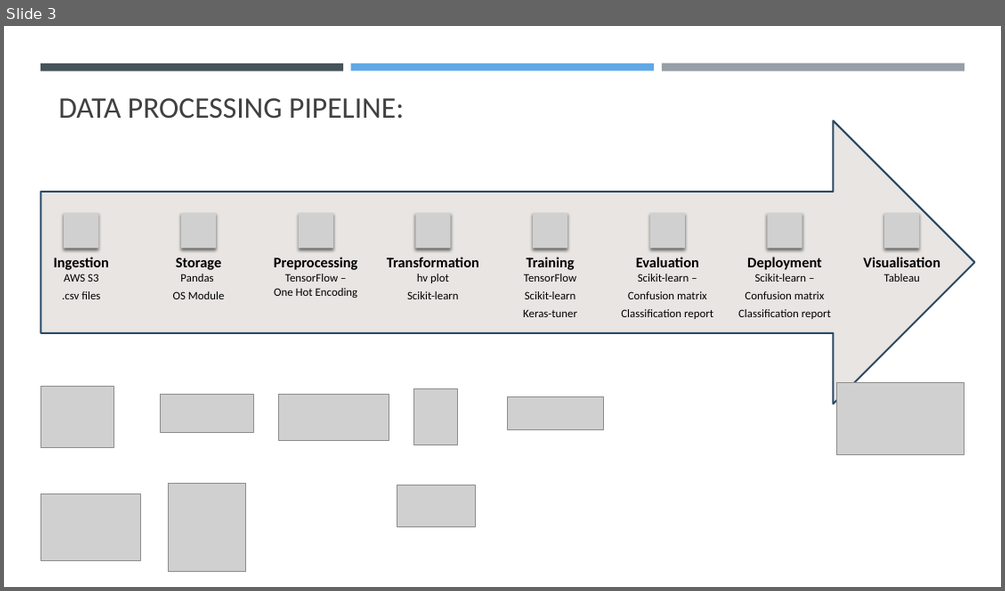
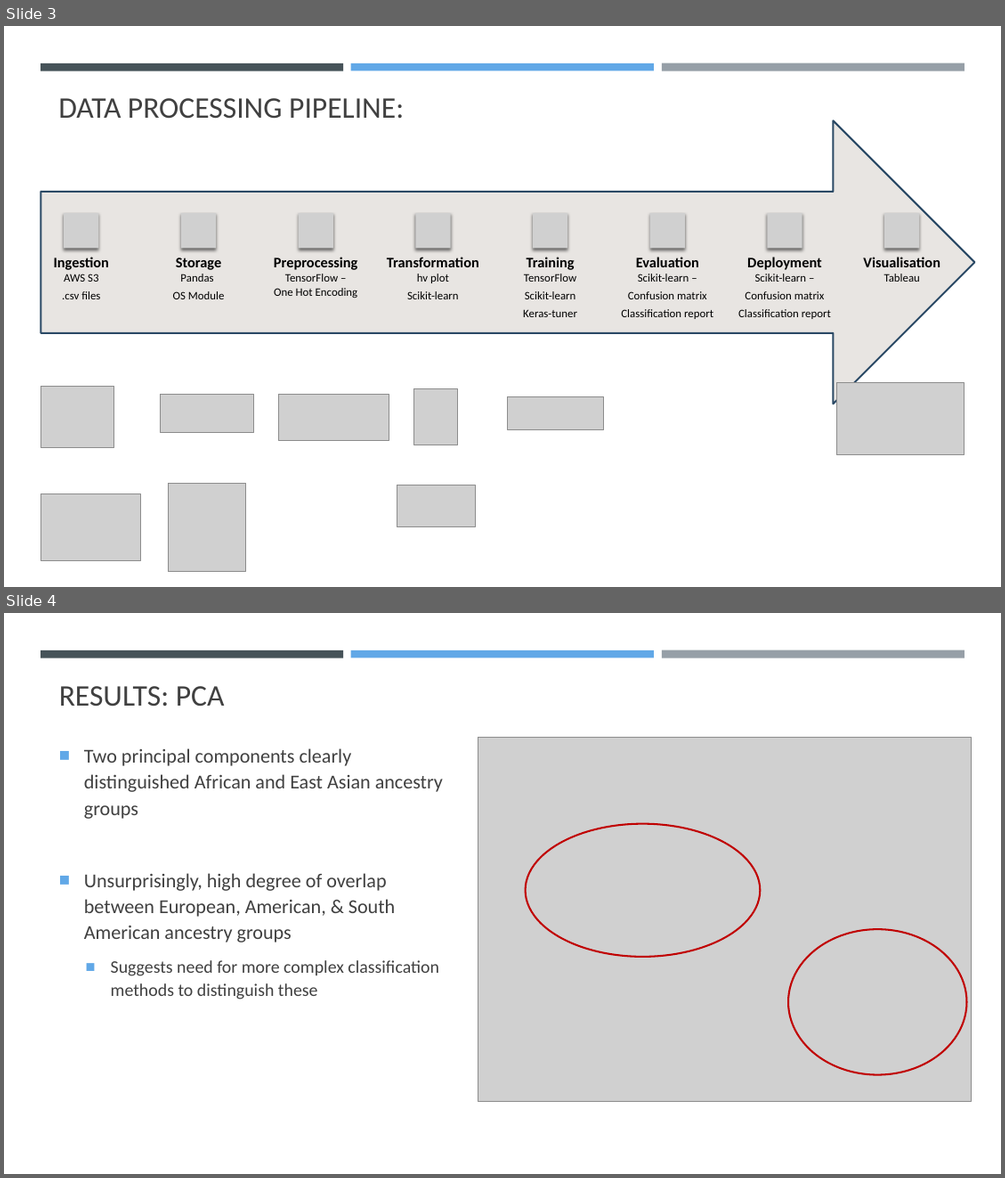
Before and after one commit to K-G-Witt/project4-team1, a slide deck: 1000genomes_Presentation.pptx. Shown one above the other, each under a label of ours: slide 3 before the commit, slides 3 and 4 after it. The pictures are 1005x591 and 1005x1178 pixels, drawn with LibreOffice and Linux fonts; fonts in the diff are those of the drawing; grey boxes stand for pictures. Boxes give left, top, right and bottom in pixels: in the first picture for what was removed or moved away, otherwise in the second. Text is boxed around its words. In the diff, an @@ line names an element or a change of style, - is before the commit and + after.

Commit message:
pptx updated with PCA results

```diff
--- a/1000genomes_Presentation.pptx
+++ b/1000genomes_Presentation.pptx
@@ slide 4 added at (x1=4, y1=613, x2=1001, y2=1174), background #FFFFFF; not listed: 3 template elements that a slide beside it also shows @@
@@ title added at (x1=59, y1=686, x2=225, y2=706), 28.8 pt, text #404040 @@
+RESULTS: PCA
@@ picture added at (x1=478, y1=737, x2=971, y2=1102) @@
@@ text added at (x1=84, y1=748, x2=443, y2=999), 19 pt, text #404040 @@
+■ Two principal components clearly distinguished African and East Asian ancestry groups
+■ Unsurprisingly, high degree of overlap between European, American, & South American ancestry groups
+  ■ Suggests need for more complex classification methods to distinguish these
@@ ellipse added at (x1=526, y1=824, x2=760, y2=957), outline #C00000 1.75 pt @@
@@ ellipse added at (x1=788, y1=929, x2=967, y2=1075), outline #C00000 1.75 pt @@
```
